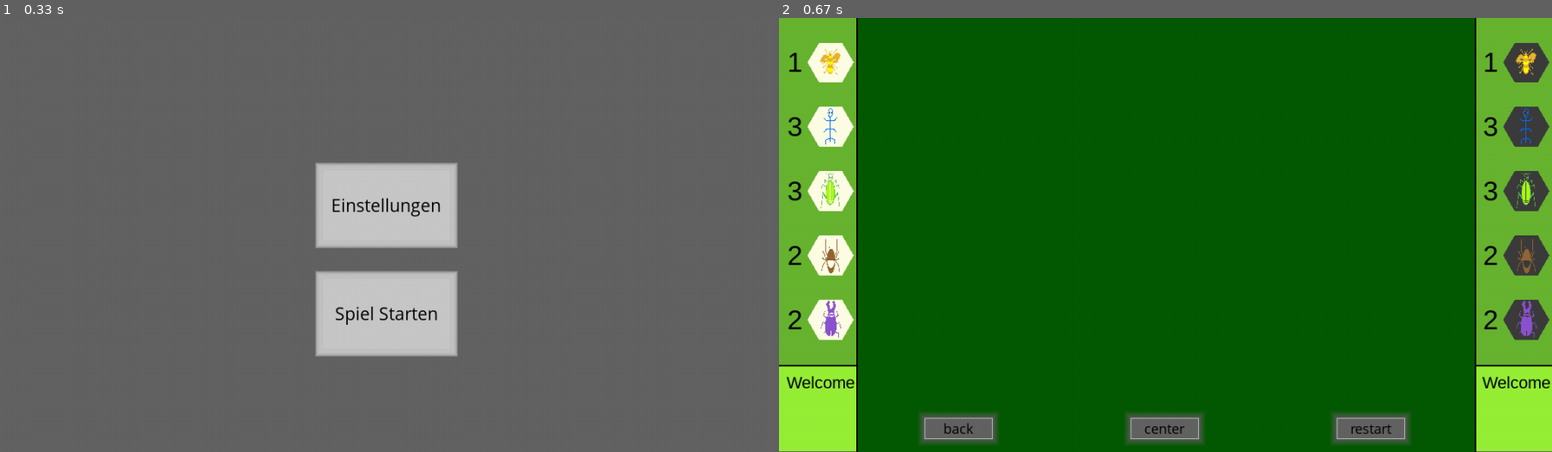
Above: before the commit, frames 1-2 (left to right).
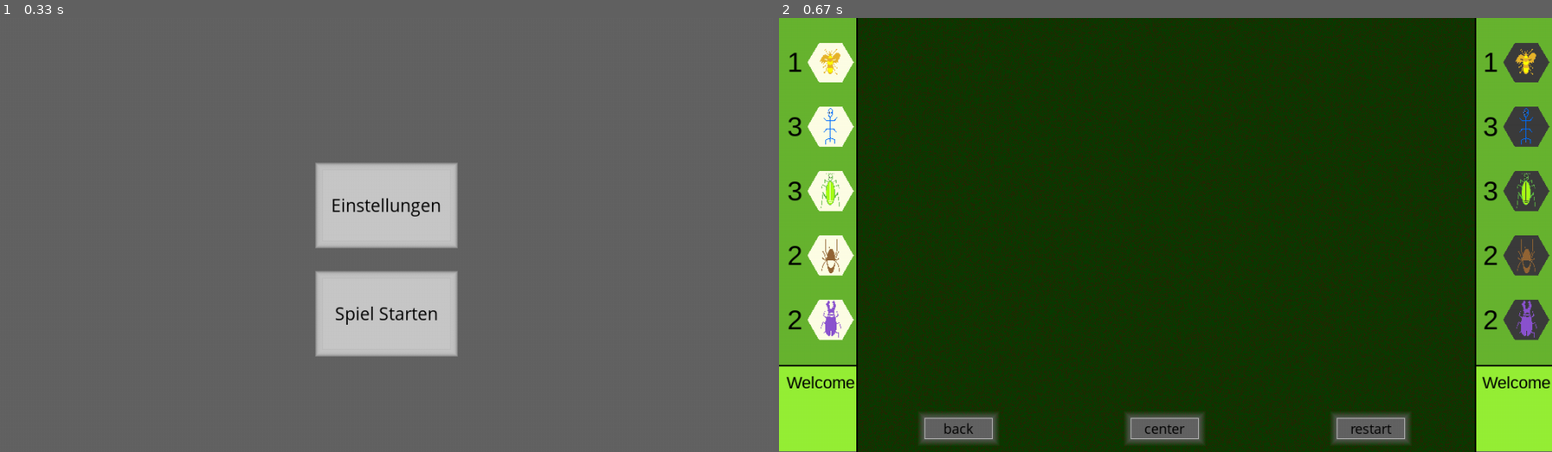
Above: after the commit, the same moments.

Repository: donnyhai/games
Game: pygame game, started from hvsh_game_basic.py
Two runs of this game, one before a commit and one after it. Both use one fixed random seed, a clock stepped at 60 frames per second and the inputs below.
Inputs:
- Up to frame 1 (0.33 s): no input
- Up to frame 2 (0.67 s): click "Spiel Starten" at 0.38 s

Frame 1 is identical in both runs. In frame 2, 78% of the frame differs, in the area x 10-90%, y 0-100%.

Commit message:
[T] trying out backgrounds, still game bugs remaining

Diff:
--- /dev/null
+++ b/backgrounds.py
@@ -0,0 +1,20 @@
+import random
+import pygame
+pygame.init()
+pygame.display.init()
+
+
+#create a tickled surface of the same size as the given surface and blit it onto it
+def tickled_color(surface, color1, color2):
+    s = pygame.Surface((surface.get_width(), surface.get_height()))
+    for i in range(s.get_width()):
+        for j in range(s.get_height()):
+            color = random.choice([color1, color1, color2])
+            s.set_at((i,j), color)
+    return s
+
+
+def standard_color(surface, color):
+    s = pygame.Surface((surface.get_width(), surface.get_height()))
+    s.fill(color)
+    return s
--- a/board.py
+++ b/board.py
@@ -26,8 +26,9 @@
     def get_neighbours(self, coord):
         i = coord[0]
         j = coord[1]
-        if i % 2 == 1: return {0: (i-2,j), 1: (i-1,j+1), 2: (i+1,j+1), 3: (i+2,j), 4: (i+1,j), 5: (i-1,j)}
-        else: return {0: (i-2,j), 1: (i-1,j), 2: (i+1,j), 3: (i+2,j), 4: (i+1,j-1), 5: (i-1,j-1)}
+        s = self.size
+        if i % 2 == 1: return {0: ((i-2) % s,j % s), 1: ((i-1) % s,(j+1) % s), 2: ((i+1) % s,(j+1) % s), 3: ((i+2) % s,j % s), 4: ((i+1) % s,j % s), 5: ((i-1) % s,j % s)}
+        else: return {0: ((i-2) % s,j % s), 1: ((i-1) % s,j % s), 2: ((i+1) % s,j % s), 3: ((i+2) % s,j % s), 4: ((i+1) % s,(j-1) % s), 5: ((i-1) % s,(j-1) % s)}
 
     def get_nonempty_neighbours(self, coord):
         nonempty_neigh = []
--- a/colors.py
+++ b/colors.py
@@ -6,13 +6,15 @@
 
 background_board = (154, 170, 5, 255)
 background_side_stones = (104, 181, 49, 255)
+background_side_stones2 = (104, 0, 49)
 background_text_box = (150, 240, 55, 255)
+background_text_box2 = (0,100,10)
 
 background_color1 = (255,211,155)
-background_color2 = (244,164,96)
-background_color3 = (238,197,145)
+background_color2 = (10, 60, 0, 255)
+background_color3 = (40, 40, 5, 255)
 
-empty_stone_color = (5,90,3)
+empty_stone_color = (5,90,3,255)
 creme_white = (255,255,230)
 creme_black = (60,60,60)
 
--- a/game.py
+++ b/game.py
@@ -10,6 +10,9 @@
 import pygame
 import button
 import colors as c
+import backgrounds as bg
+
+
 
 class Game:
     def __init__(self, surface):
@@ -20,7 +23,12 @@
                                             "black": surface.subsurface(pygame.Rect(0.9 * surface.get_width(), 0, 0.1 * surface.get_width(), 0.8 * surface.get_height()))},
                          "surface_text": {"white": surface.subsurface(pygame.Rect(0, 0.8 * surface.get_height(), 0.1 * surface.get_width(), 0.2 * surface.get_height())),
                                           "black": surface.subsurface(pygame.Rect(0.9 * surface.get_width(), 0.8 * surface.get_height(), 0.1 * surface.get_width(), 0.2 * surface.get_height()))}}
-        self.painter = painter.Painter()
+        self.backgrounds = {self.surfaces["surface_board"]: bg.tickled_color(self.surfaces["surface_board"], c.background_color2, c.background_color3),
+                            self.surfaces["surface_stones"]["white"]: bg.standard_color(self.surfaces["surface_stones"]["white"], c.background_side_stones),
+                            self.surfaces["surface_stones"]["black"]: bg.standard_color(self.surfaces["surface_stones"]["black"], c.background_side_stones),
+                            self.surfaces["surface_text"]["white"]: bg.standard_color(self.surfaces["surface_text"]["white"], c.background_text_box),
+                            self.surfaces["surface_text"]["black"]: bg.standard_color(self.surfaces["surface_text"]["black"], c.background_text_box)}
+        self.painter = painter.Painter(self.backgrounds)
         self.board = board.Board(self.board_size, self.surfaces)
         self.locator = locator.Locator(self.board, 100)
         self.turn = ("white", 1)
@@ -51,6 +59,9 @@
         return {"center_button": center_button, "back_button": back_button, "restart_button": restart_button}
 
 
+
+
+
 class HvsH_Game(Game):
     def __init__(self, surface, mode = "basic"):
         super().__init__(surface)
@@ -61,7 +72,7 @@
 
 
 class HvsH_Game_Extended(Game):
-    def __init__(self, surface, mode = "extended"):
+    def __init__(self, surface, human_color = "white", mode = "extended"):
         super().__init__(surface)
         self.players = {"white": ple.Human_Player_Extended("white", self.surfaces),
                         "black": ple.Human_Player_Extended("black", self.surfaces)}
--- a/hvsh_game_basic.py
+++ b/hvsh_game_basic.py
@@ -90,11 +90,11 @@
 
                         pygame.display.set_caption("Spielbrett")
 
-                        game.painter.draw_background(game.surfaces["surface_board"], c.background_board)
-                        game.painter.draw_background(game.surfaces["surface_stones"]["white"], c.background_side_stones)
-                        game.painter.draw_background(game.surfaces["surface_stones"]["black"], c.background_side_stones)
-                        game.painter.draw_background(game.surfaces["surface_text"]["white"], c.background_text_box)
-                        game.painter.draw_background(game.surfaces["surface_text"]["black"], c.background_text_box)
+                        game.painter.draw_background(game.surfaces["surface_board"])
+                        game.painter.draw_background(game.surfaces["surface_stones"]["white"])
+                        game.painter.draw_background(game.surfaces["surface_stones"]["black"])
+                        game.painter.draw_background(game.surfaces["surface_text"]["white"])
+                        game.painter.draw_background(game.surfaces["surface_text"]["black"])
 
                         game.painter.draw_set_of_hexagons(game.players["white"].side_stones.values(), game.surfaces["surface_stones"]["white"])
                         game.painter.draw_set_of_hexagons(game.players["black"].side_stones.values(), game.surfaces["surface_stones"]["black"])
--- a/hvsh_game_extended.py
+++ b/hvsh_game_extended.py
@@ -88,11 +88,11 @@
 
                         pygame.display.set_caption("Spielbrett")
 
-                        game.painter.draw_background(game.surfaces["surface_board"], c.background_board)
-                        game.painter.draw_background(game.surfaces["surface_stones"]["white"], c.background_side_stones)
-                        game.painter.draw_background(game.surfaces["surface_stones"]["black"], c.background_side_stones)
-                        game.painter.draw_background(game.surfaces["surface_text"]["white"], c.background_text_box)
-                        game.painter.draw_background(game.surfaces["surface_text"]["black"], c.background_text_box)
+                        game.painter.draw_background(game.surfaces["surface_board"])
+                        game.painter.draw_background(game.surfaces["surface_stones"]["white"])
+                        game.painter.draw_background(game.surfaces["surface_stones"]["black"])
+                        game.painter.draw_background(game.surfaces["surface_text"]["white"])
+                        game.painter.draw_background(game.surfaces["surface_text"]["black"])
 
                         game.painter.draw_set_of_hexagons(game.players["white"].side_stones.values(), game.surfaces["surface_stones"]["white"])
                         game.painter.draw_set_of_hexagons(game.players["black"].side_stones.values(), game.surfaces["surface_stones"]["black"])
--- a/painter.py
+++ b/painter.py
@@ -9,21 +9,23 @@
 
 class Painter:
 
+    def __init__(self, backgrounds):
+        self.backgrounds = backgrounds
+
     #fill background with color
-    def draw_background(self, surface, color, alpha_value = 255):
-        s = pygame.Surface((surface.get_width(), surface.get_height()))
-        s.fill(color)
-        s.set_alpha(alpha_value)
-        surface.blit(s, (0,0))
+    def draw_background(self, surface):
+        surface.blit(self.backgrounds[surface], (0,0))
 
     #draw full hexagon (shall a frame with mark_mode = 0 also be drawn ?)
     def draw_hexagon(self, hexagon, surface):
         if not hexagon.is_drawn:
             hexagon.is_drawn = True
             hexagon.set_drawn_surface(surface)
-        if hexagon.type == "empty": pygame.draw.polygon(surface, c.empty_stone_color, hexagon.points)
+        if hexagon.type == "empty":
+            pass
+#            pygame.draw.polygon(surface, c.empty_stone_color, hexagon.points)
         else:
-            if hexagon.color == "white": pygame.draw.polygon(surface, c.creme_white, hexagon.points) #creme white
+            if hexagon.color == "white":    pygame.draw.polygon(surface, c.creme_white, hexagon.points) #creme white
             elif hexagon.color == "black":  pygame.draw.polygon(surface, c.creme_black, hexagon.points) #creme black
             #blit insect on the polygon
             if hexagon.is_mosquito:  insect = "mosquito"
@@ -42,7 +44,7 @@
 
     #draw the whole board of hexagons on surface
     def draw_board(self, board, surfaces, buttons, mark_mode = 0):
-        surfaces["surface_board"].fill(c.background_board)
+        self.draw_background(surfaces["surface_board"])
         for hstone in board.board.values():
             self.draw_hexagon(hstone, surfaces["surface_board"])
         self.draw_all_existing_markings(board, mark_mode = mark_mode)
@@ -88,7 +90,7 @@
 
     def write_box_text(self, surfaces, text, player_color):
         surface = surfaces["surface_text"][player_color]
-        surface.fill(surface.get_at_mapped((7,7)))
+        self.draw_background(surface)
         font_size = int(0.2 * surface.get_height())
         color = c.box_text_color
         position = (0.1 * surface.get_width(), 0.1 * surface.get_height())
--- a/window2.py
+++ b/window2.py
@@ -88,11 +88,11 @@
 
                         pygame.display.set_caption("Spielbrett")
 
-                        game.painter.draw_background(game.surfaces["surface_board"], c.background_board)
-                        game.painter.draw_background(game.surfaces["surface_stones"]["white"], c.background_side_stones)
-                        game.painter.draw_background(game.surfaces["surface_stones"]["black"], c.background_side_stones)
-                        game.painter.draw_background(game.surfaces["surface_text"]["white"], c.background_text_box)
-                        game.painter.draw_background(game.surfaces["surface_text"]["black"], c.background_text_box)
+                        game.painter.draw_background(game.surfaces["surface_board"])
+                        game.painter.draw_background(game.surfaces["surface_stones"]["white"])
+                        game.painter.draw_background(game.surfaces["surface_stones"]["black"])
+                        game.painter.draw_background(game.surfaces["surface_text"]["white"])
+                        game.painter.draw_background(game.surfaces["surface_text"]["black"])
 
                         game.painter.draw_set_of_hexagons(game.players["white"].side_stones.values(), game.surfaces["surface_stones"]["white"])
                         game.painter.draw_set_of_hexagons(game.players["black"].side_stones.values(), game.surfaces["surface_stones"]["black"])
